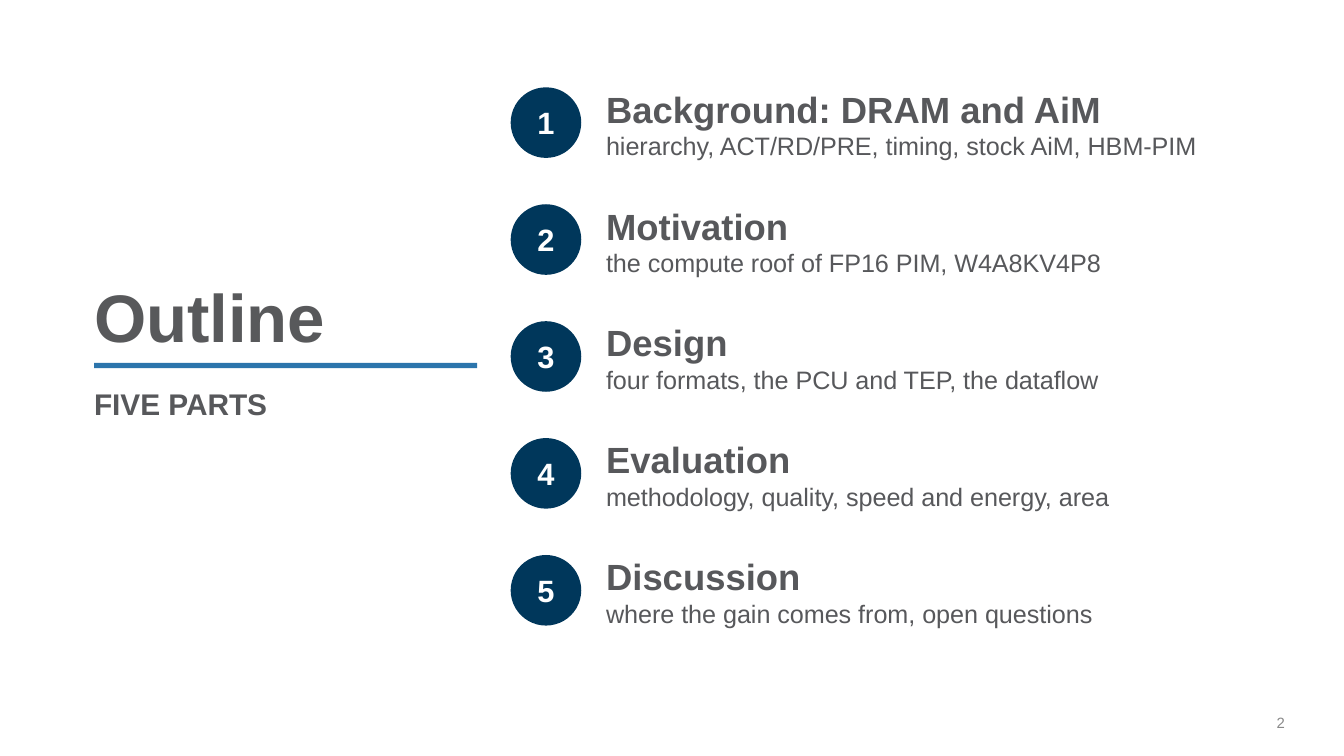
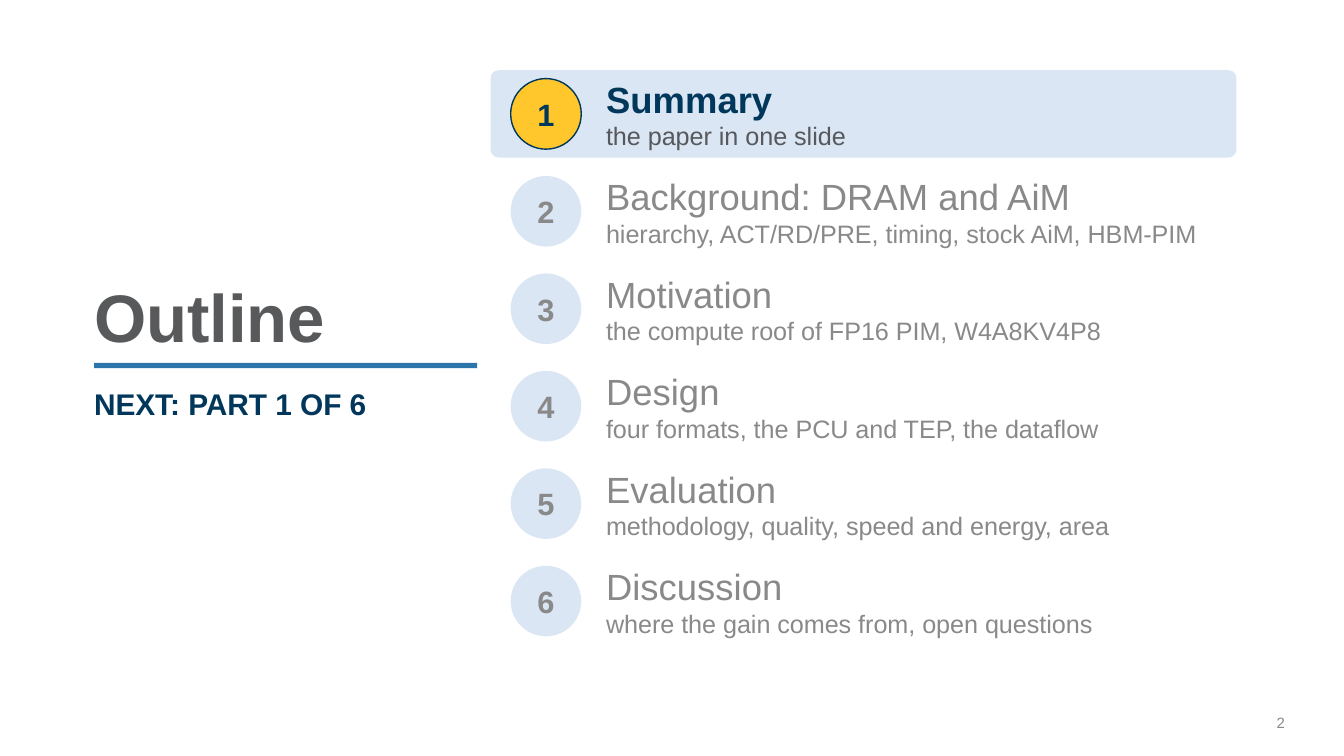
Before and after one commit to yanggon-kim/skills, a slide deck: slide 2 of ppt-create/assets/reference/p3llm-intro.pptx. Drawn at 1344x756 pixels with LibreOffice and Linux fonts; fonts in the diff are those of the drawing; background and template pictures are left out. Boxes give left, top, right and bottom in pixels: in the first picture for what was removed or moved away, otherwise in the second. Text is boxed around its words. In the diff, an @@ line names an element or a change of style, - is before the commit and + after.

```diff
--- a/ppt-create/assets/reference/p3llm-intro.pptx
+++ b/ppt-create/assets/reference/p3llm-intro.pptx
@@ rounded rectangle added at (491,70,1236,157), fill #DAE6F4 @@
@@ text "1": place and size @@
-text "1" at (537,112,554,134)
+text "1" at (537,104,554,126)
@@ ellipse: place and size @@
-ellipse at (511,87,582,159)
+ellipse at (511,78,582,149)
@@ text "1" at (537,104,554,126): text colour #FFFFFF to #00375B @@
@@ ellipse at (511,78,582,149): fill #00375B to #FFC72B; outline none to #00375B 0.75 pt @@
@@ text added at (606,87,846,150), 13.5 pt, text #57585B @@
+Summary
+the paper in one slide
@@ text "2": place and size @@
-text "2" at (537,229,554,251)
+text "2" at (537,201,554,223)
@@ ellipse: place and size @@
-ellipse at (511,204,582,276)
+ellipse at (511,176,582,247)
@@ text "Background: DRAM and AiM": place and size @@
-text "Background: DRAM and AiM" at (606,96,1197,160)
+text "Background: DRAM and AiM" at (606,183,1197,248)
@@ text "Background: DRAM and AiM" at (606,183,1197,248): text colour #57585B to #898989; bold off in "Background: DRAM and AiM" @@
@@ text "3": place and size @@
-text "3" at (537,346,554,369)
+text "3" at (537,299,554,321)
@@ ellipse: place and size @@
-ellipse at (511,321,582,392)
+ellipse at (511,274,582,345)
@@ fill #00375B to #DAE6F4 in 4 elements at (511,566,582,637), (511,176,582,247), (511,468,582,539), (511,274,582,345) @@
@@ text "Motivation": place and size @@
-text "Motivation" at (606,213,1100,277)
+text "Motivation" at (606,281,1100,345)
@@ text "Motivation" at (606,281,1100,345): text colour #57585B to #898989; bold off in "Motivation" @@
@@ text "4": place and size @@
-text "4" at (537,463,554,485)
+text "4" at (537,397,554,418)
@@ ellipse added at (511,371,582,442), fill #DAE6F4 @@
@@ text "Design": place and size @@
-text "Design" at (606,329,1098,392)
+text "Design" at (606,378,1098,441)
@@ text "Design" at (606,378,1098,441): text colour #57585B to #898989; bold off in "Design" @@
@@ text at (94,394,367,416): text changed; text colour #57585B to #00375B @@
-FIVE PARTS
+NEXT: PART 1 OF 6
@@ text colour #FFFFFF to #898989 in 4 elements at (537,201,554,223), (537,299,554,321), (537,397,554,418), (537,494,554,515) @@
@@ text "5": place and size @@
-text "5" at (537,580,554,603)
+text "5" at (537,494,554,515)
@@ ellipse: place and size @@
-ellipse at (511,438,582,509)
+ellipse at (511,468,582,539)
@@ text "Evaluation": place and size @@
-text "Evaluation" at (606,446,1109,511)
+text "Evaluation" at (606,476,1109,540)
@@ text "Evaluation" at (606,476,1109,540): text colour #57585B to #898989; bold off in "Evaluation" @@
@@ ellipse: place and size @@
-ellipse at (511,555,582,626)
+ellipse at (511,566,582,637)
@@ text "Discussion": place and size @@
-text "Discussion" at (606,563,1092,628)
+text "Discussion" at (606,573,1092,638)
@@ text "Discussion" at (606,573,1092,638): text colour #57585B to #898989; bold off in "Discussion" @@
@@ text added at (537,591,554,613), 16.5 pt, text #898989, bold @@
+6
```
Also in this commit, not shown: 6 other slides changed, 14 other files.
